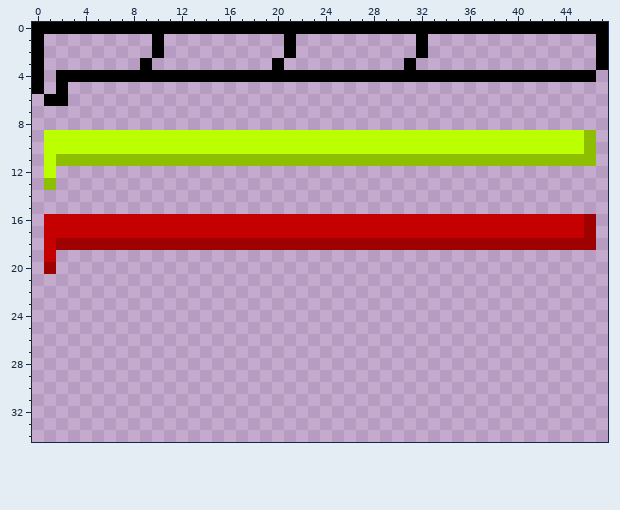
One commit to this pixel-art file: Assets/Art/Sprites/UI/HealthBars.aseprite. This is how it looked before the edit.
48x35 pixels, 1 frame.
Now the later version:
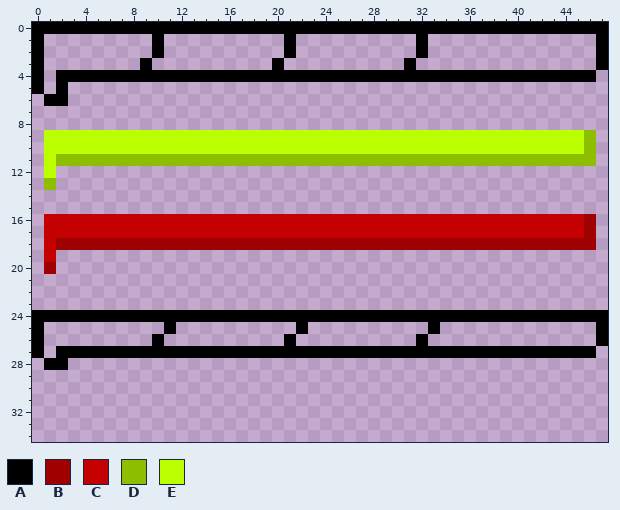
Palette (. is transparent): A #000000  B #9f0000  C #c40000  D #8dbf00  E #bcff00
The exact change:
layer "Layer 4" added
Layer "Layer 4":
y 24: x 0..47 ................................................ -> AAAAAAAAAAAAAAAAAAAAAAAAAAAAAAAAAAAAAAAAAAAAAAAA
y 25: x 0 . -> A; x 11 . -> A; x 22 . -> A; x 33 . -> A; x 47 . -> A
y 26: x 0 . -> A; x 10 . -> A; x 21 . -> A; x 32 . -> A; x 47 . -> A
y 27: x 0 . -> A; x 2..46 ............................................. -> AAAAAAAAAAAAAAAAAAAAAAAAAAAAAAAAAAAAAAAAAAAAA
y 28: x 1..2 .. -> AA
Boxes around the changes in both pictures, in picture pixels (x1, y1, x2, y2):
added: (32, 310, 608, 370)
